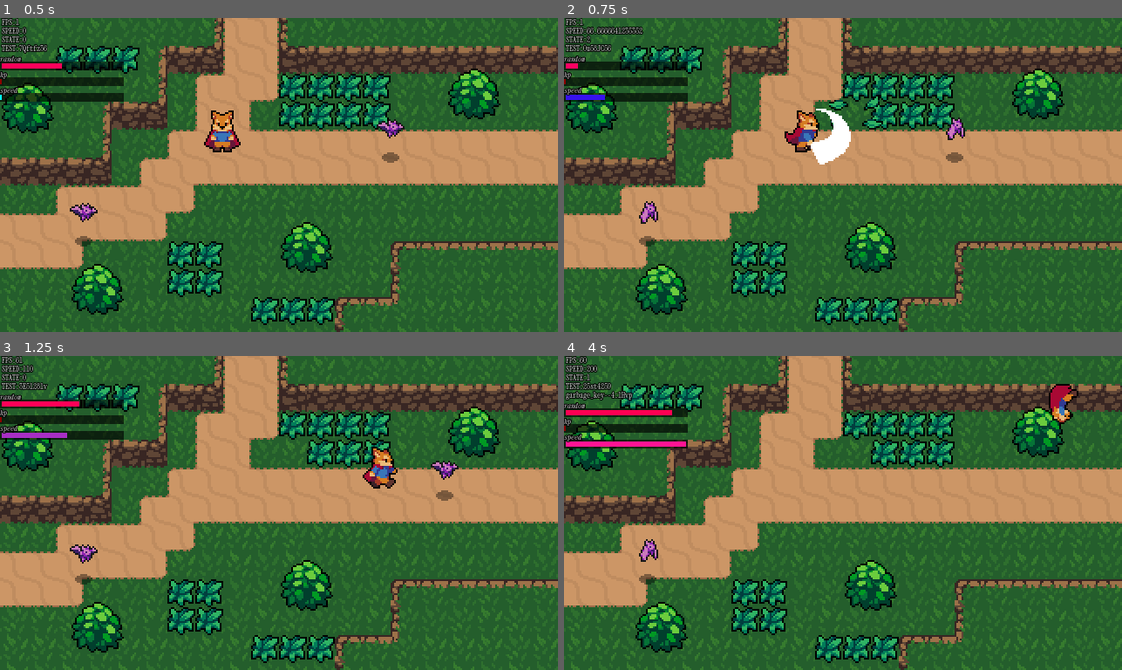
Above: before the commit, frames 1-4 (two rows, left to right).
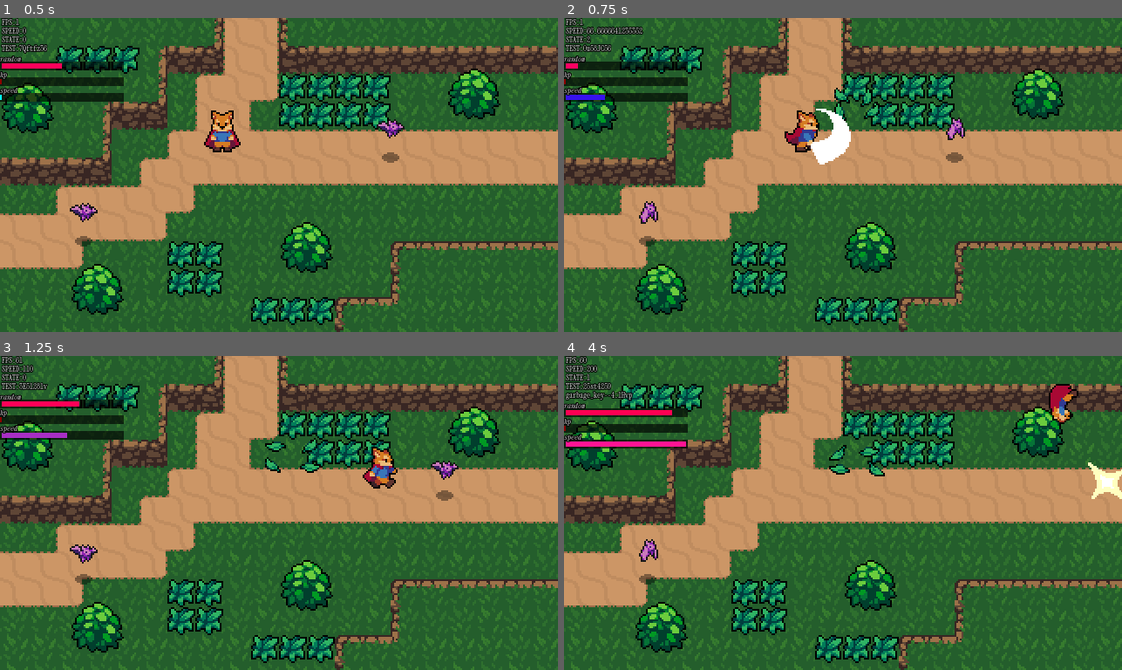
Above: after the commit, the same moments.

Repository: surrealsymmetry/Heartbeast_td_arpg
Game: Godot game, scene res://world.tscn
The game is run twice, just before and just after one commit, with the same random seed, the same clock (stepped at 60 frames per second) and the same inputs.
Inputs (mouse positions are in pixels of both pictures, inside the frame that each line leads up to):
- Up to frame 1 (0.5 s): no input
- Up to frame 2 (0.75 s): move the mouse to (965, 159) at 0.52 s; hold Right (ui_right) from 0.53 s (still down); tap Space (attack) at 0.6 s
- Up to frame 3 (1.25 s): keep holding Right (ui_right); tap Shift (roll) at 0.8 s
- Up to frame 4 (4 s): move the mouse to (731, 528) at 1.27 s; release Right (ui_right) at 1.28 s; hold Down (ui_down) 1.28-2.03 s; tap Shift (roll) at 1.35, 2.3, 2.85, 3.8 s; tap Space (attack) at 1.55, 2.1, 3.05, 3.6 s; move the mouse to (898, 443) at 2.02 s; hold Right (ui_right) 2.03-2.78 s; move the mouse to (815, 575) at 2.77 s; hold Up (ui_up) 2.78-3.53 s; move the mouse to (1010, 560) at 3.52 s; hold Left (ui_left) from 3.53 s (still down)

Frame 1 is identical in both runs. In frame 2, 0.5% of the frame differs, in the area x 47-58%, y 22-36%; in frame 3, 0.3%; in frame 4, 0.7%, in the area x 47-100%, y 28-46%.

Commit message:
encounter issue with coded signal connection

Diff:
--- /dev/null
+++ b/Effects/effect.gd
@@ -0,0 +1,15 @@
+extends AnimatedSprite2D
+
+func _ready() -> void:
+	animation_finished.connect(_on_animation_finished)
+
+	if is_connected("animation_finished", _on_animation_finished):
+		print('signal SET for animation_finished')
+	else:
+		print('signal FAILED to set')
+
+	play("Animate")
+
+func _on_animation_finished() -> void:
+	print("this never executes")
+	queue_free()
--- /dev/null
+++ b/Effects/enemy_death_effect.tscn
@@ -0,0 +1,88 @@
+[gd_scene load_steps=14 format=3 uid="uid://g0eesi4wvgvj"]
+
+[ext_resource type="Texture2D" uid="uid://ny5m1wnp78fn" path="res://Effects/EnemyDeathEffect.png" id="1_30vig"]
+[ext_resource type="Script" path="res://Effects/effect.gd" id="2_dxukm"]
+
+[sub_resource type="AtlasTexture" id="AtlasTexture_rr3bb"]
+atlas = ExtResource("1_30vig")
+region = Rect2(0, 0, 32, 32)
+
+[sub_resource type="AtlasTexture" id="AtlasTexture_h0xad"]
+atlas = ExtResource("1_30vig")
+region = Rect2(32, 0, 32, 32)
+
+[sub_resource type="AtlasTexture" id="AtlasTexture_vt2j6"]
+atlas = ExtResource("1_30vig")
+region = Rect2(64, 0, 32, 32)
+
+[sub_resource type="AtlasTexture" id="AtlasTexture_a34ds"]
+atlas = ExtResource("1_30vig")
+region = Rect2(96, 0, 32, 32)
+
+[sub_resource type="AtlasTexture" id="AtlasTexture_ikxp3"]
+atlas = ExtResource("1_30vig")
+region = Rect2(128, 0, 32, 32)
+
+[sub_resource type="AtlasTexture" id="AtlasTexture_enwr3"]
+atlas = ExtResource("1_30vig")
+region = Rect2(160, 0, 32, 32)
+
+[sub_resource type="AtlasTexture" id="AtlasTexture_e8ghi"]
+atlas = ExtResource("1_30vig")
+region = Rect2(192, 0, 32, 32)
+
+[sub_resource type="AtlasTexture" id="AtlasTexture_atkf7"]
+atlas = ExtResource("1_30vig")
+region = Rect2(224, 0, 32, 32)
+
+[sub_resource type="AtlasTexture" id="AtlasTexture_30ai2"]
+atlas = ExtResource("1_30vig")
+region = Rect2(256, 0, 32, 32)
+
+[sub_resource type="AtlasTexture" id="AtlasTexture_58ni0"]
+atlas = ExtResource("1_30vig")
+region = Rect2(288, 0, 32, 32)
+
+[sub_resource type="SpriteFrames" id="SpriteFrames_ow3pm"]
+animations = [{
+"frames": [{
+"duration": 1.0,
+"texture": SubResource("AtlasTexture_rr3bb")
+}, {
+"duration": 1.0,
+"texture": SubResource("AtlasTexture_h0xad")
+}, {
+"duration": 1.0,
+"texture": SubResource("AtlasTexture_vt2j6")
+}, {
+"duration": 1.0,
+"texture": SubResource("AtlasTexture_a34ds")
+}, {
+"duration": 1.0,
+"texture": SubResource("AtlasTexture_ikxp3")
+}, {
+"duration": 1.0,
+"texture": SubResource("AtlasTexture_enwr3")
+}, {
+"duration": 1.0,
+"texture": SubResource("AtlasTexture_e8ghi")
+}, {
+"duration": 1.0,
+"texture": SubResource("AtlasTexture_atkf7")
+}, {
+"duration": 1.0,
+"texture": SubResource("AtlasTexture_30ai2")
+}, {
+"duration": 1.0,
+"texture": SubResource("AtlasTexture_58ni0")
+}],
+"loop": true,
+"name": &"Animate",
+"speed": 15.0
+}]
+
+[node name="EnemyDeathEffect" type="AnimatedSprite2D"]
+sprite_frames = SubResource("SpriteFrames_ow3pm")
+animation = &"Animate"
+offset = Vector2(0, -8)
+script = ExtResource("2_dxukm")
--- a/Effects/grass_effect.gd
+++ /dev/null
@@ -1,9 +0,0 @@
-extends Node2D
-
-@onready var animatedSprite = $AnimatedSprite2D
-func _ready() -> void:
-	animatedSprite.play("Animate")
-
-
-func _on_animated_sprite_2d_animation_finished() -> void:
-	queue_free()
--- a/Effects/grass_effect.tscn
+++ b/Effects/grass_effect.tscn
@@ -1,60 +1,55 @@
-[gd_scene load_steps=9 format=3 uid="uid://cj7dpes36db7w"]
+[gd_scene load_steps=9 format=3 uid="uid://b0wjr0514ilsf"]
 
-[ext_resource type="Script" path="res://Effects/grass_effect.gd" id="1_57pbe"]
 [ext_resource type="Texture2D" uid="uid://bafre2xvbdr4l" path="res://Effects/GrassEffect.png" id="1_x35cm"]
+[ext_resource type="Script" path="res://Effects/effect.gd" id="2_dcphw"]
 
-[sub_resource type="AtlasTexture" id="AtlasTexture_iopbm"]
+[sub_resource type="AtlasTexture" id="AtlasTexture_vswpe"]
 atlas = ExtResource("1_x35cm")
 region = Rect2(0, 0, 32, 32)
 
-[sub_resource type="AtlasTexture" id="AtlasTexture_1fg5m"]
+[sub_resource type="AtlasTexture" id="AtlasTexture_o1k02"]
 atlas = ExtResource("1_x35cm")
 region = Rect2(32, 0, 32, 32)
 
-[sub_resource type="AtlasTexture" id="AtlasTexture_a27co"]
+[sub_resource type="AtlasTexture" id="AtlasTexture_shyf4"]
 atlas = ExtResource("1_x35cm")
 region = Rect2(64, 0, 32, 32)
 
-[sub_resource type="AtlasTexture" id="AtlasTexture_oqjs3"]
+[sub_resource type="AtlasTexture" id="AtlasTexture_1b4ew"]
 atlas = ExtResource("1_x35cm")
 region = Rect2(96, 0, 32, 32)
 
-[sub_resource type="AtlasTexture" id="AtlasTexture_txnfg"]
+[sub_resource type="AtlasTexture" id="AtlasTexture_8ugwx"]
 atlas = ExtResource("1_x35cm")
 region = Rect2(128, 0, 32, 32)
 
-[sub_resource type="SpriteFrames" id="SpriteFrames_un2rf"]
+[sub_resource type="SpriteFrames" id="SpriteFrames_r0vdc"]
 animations = [{
 "frames": [{
 "duration": 1.0,
-"texture": SubResource("AtlasTexture_iopbm")
+"texture": SubResource("AtlasTexture_vswpe")
 }, {
 "duration": 1.0,
-"texture": SubResource("AtlasTexture_1fg5m")
+"texture": SubResource("AtlasTexture_o1k02")
 }, {
 "duration": 1.0,
-"texture": SubResource("AtlasTexture_a27co")
+"texture": SubResource("AtlasTexture_shyf4")
 }, {
 "duration": 1.0,
-"texture": SubResource("AtlasTexture_oqjs3")
+"texture": SubResource("AtlasTexture_1b4ew")
 }, {
 "duration": 1.0,
-"texture": SubResource("AtlasTexture_txnfg")
+"texture": SubResource("AtlasTexture_8ugwx")
 }],
-"loop": false,
+"loop": true,
 "name": &"Animate",
 "speed": 15.0
 }]
 
-[node name="GrassEffect" type="Node2D"]
-script = ExtResource("1_57pbe")
-
-[node name="AnimatedSprite2D" type="AnimatedSprite2D" parent="."]
-sprite_frames = SubResource("SpriteFrames_un2rf")
+[node name="GrassEffect" type="AnimatedSprite2D"]
+sprite_frames = SubResource("SpriteFrames_r0vdc")
 animation = &"Animate"
-frame = 1
-frame_progress = 0.732081
+frame_progress = 0.0635848
 centered = false
 offset = Vector2(-8, -8)
-
-[connection signal="animation_finished" from="AnimatedSprite2D" to="." method="_on_animated_sprite_2d_animation_finished"]
+script = ExtResource("2_dcphw")
--- a/Enemies/bat.gd
+++ b/Enemies/bat.gd
@@ -1,12 +1,13 @@
 extends CharacterBody2D
+
+const EnemyDeathEffect = preload("res://Effects/enemy_death_effect.tscn")
 
 var knockback = Vector2.ZERO
 
 @onready var stats = $Stats
 
 func _ready():
-	print(stats.max_health)
-	print(stats.health)
+	print('bat spawned with %s / %s HP' % [stats.max_health, stats.health])
 
 func _physics_process(delta: float) -> void:
 	velocity= velocity.move_toward( Vector2.ZERO, 500 * delta )
@@ -18,4 +19,7 @@
 
 
 func _on_stats_no_health() -> void:
+	var enemyDeathEffect = EnemyDeathEffect.instantiate()
+	get_parent().add_child(enemyDeathEffect)
+	enemyDeathEffect.global_position = global_position
 	queue_free()
--- a/Player/player.tscn
+++ b/Player/player.tscn
@@ -784,18 +784,18 @@
 tree_root = SubResource("AnimationNodeStateMachine_dopjk")
 anim_player = NodePath("../AnimationPlayer")
 parameters/playback = SubResource("AnimationNodeStateMachinePlayback_h6ikg")
-parameters/attack/blend_position = Vector2(-1, 0.0112344)
+parameters/attack/blend_position = Vector2(0, 1)
 parameters/attack/0/TimeScale/scale = 1.0
 parameters/attack/1/TimeScale/scale = 1.0
 parameters/attack/2/TimeScale/scale = 1.0
 parameters/attack/3/TimeScale/scale = 1.0
-parameters/idle/blend_position = Vector2(-0.0940639, 0.57619)
-parameters/roll/blend_position = Vector2(0.000324249, 1.09592)
+parameters/idle/blend_position = Vector2(0, 1)
+parameters/roll/blend_position = Vector2(0, 1)
 parameters/roll/0/TimeScale/scale = 1.0
 parameters/roll/1/TimeScale/scale = 1.0
 parameters/roll/2/TimeScale/scale = 1.0
 parameters/roll/3/TimeScale/scale = 1.0
-parameters/run/blend_position = Vector2(0, 0)
+parameters/run/blend_position = Vector2(0, 1)
 
 [node name="HitboxPivot" type="Marker2D" parent="."]
 position = Vector2(0, -4)
--- a/World/grass.gd
+++ b/World/grass.gd
@@ -1,7 +1,8 @@
 extends Node2D
 
+const GrassEffect = preload("res://Effects/grass_effect.tscn")
+
 func create_grass_effect():
-	var GrassEffect =  load("res://Effects/grass_effect.tscn")
 	var grassEffect = GrassEffect.instantiate()
 	var world = get_tree().current_scene
 	world.add_child(grassEffect)
--- a/project.godot
+++ b/project.godot
@@ -90,7 +90,7 @@
 
 [rendering]
 
-environment/defaults/default_clear_color=Color(0.870588, 0.784314, 0.819608, 1)
+environment/defaults/default_clear_color=Color(0.278431, 0.235294, 0.227451, 1)
 textures/canvas_textures/default_texture_filter=0
 
 [shader_globals]
